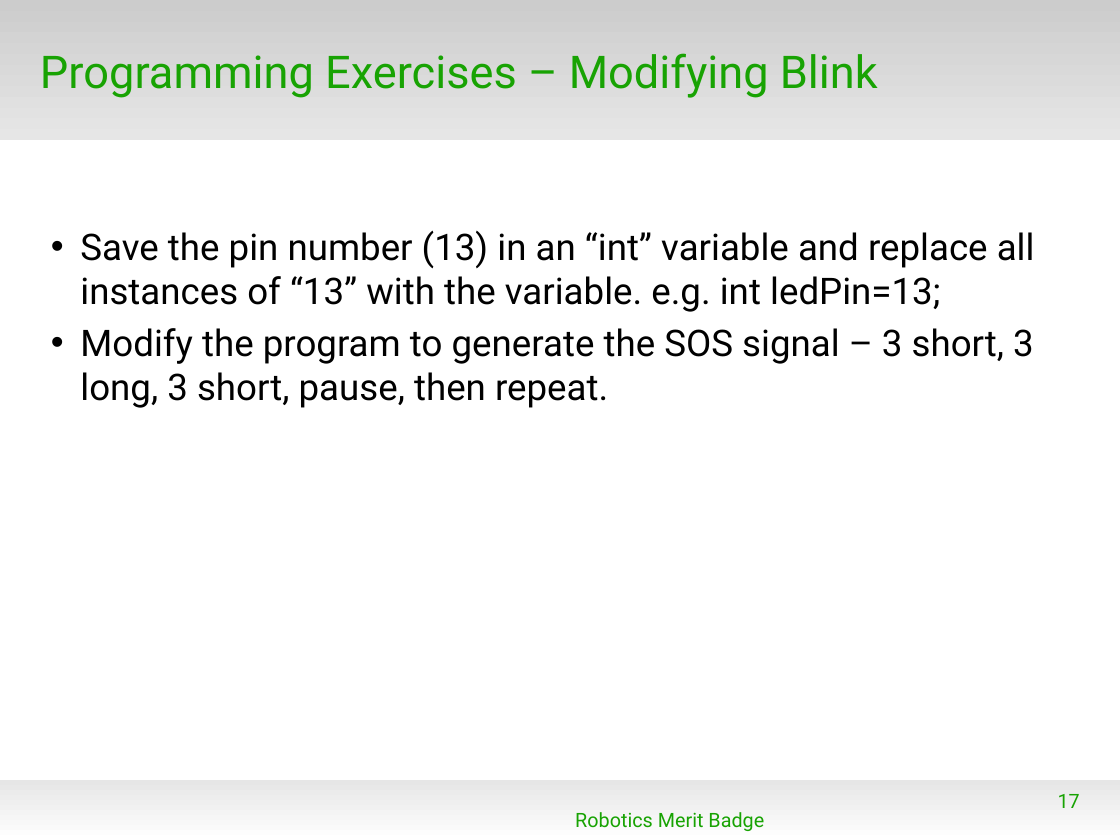
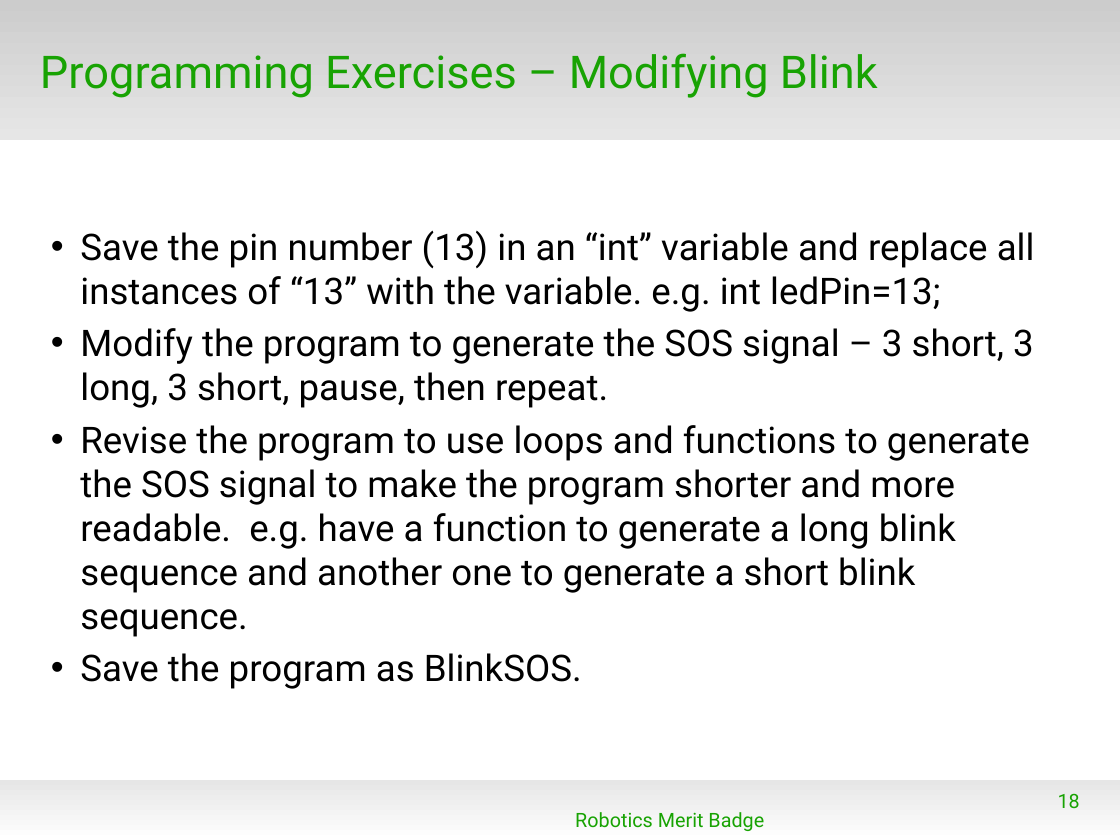
Before and after one commit to spiderman-2099/RoboticsMB, a slide deck: slide 18 of doc/RMB_Session1.odp (slide 17 before the commit). Drawn at 1120x840 pixels with LibreOffice and Linux fonts; fonts in the diff are those of the drawing; background and template pictures are left out. Boxes give left, top, right and bottom in pixels: in the first picture for what was removed or moved away, otherwise in the second. Text is boxed around its words. In the diff, an @@ line names an element or a change of style, - is before the commit and + after.

```diff
--- a/doc/RMB_Session1.odp
+++ b/doc/RMB_Session1.odp
@@ text at [80, 425, 1030, 637]: paragraphs added @@
+• Revise the program to use loops and functions to generate the SOS signal to make the program shorter and more readable. e.g. have a function to generate a long blink sequence and another one to generate a short blink sequence.
+• Save the program as BlinkSOS.
@@ page number at [1058, 793, 1080, 808]: text changed @@
-17
+18
```
Also in this commit, not shown: 2 other slides changed, 1 slide added, 1 other file.
